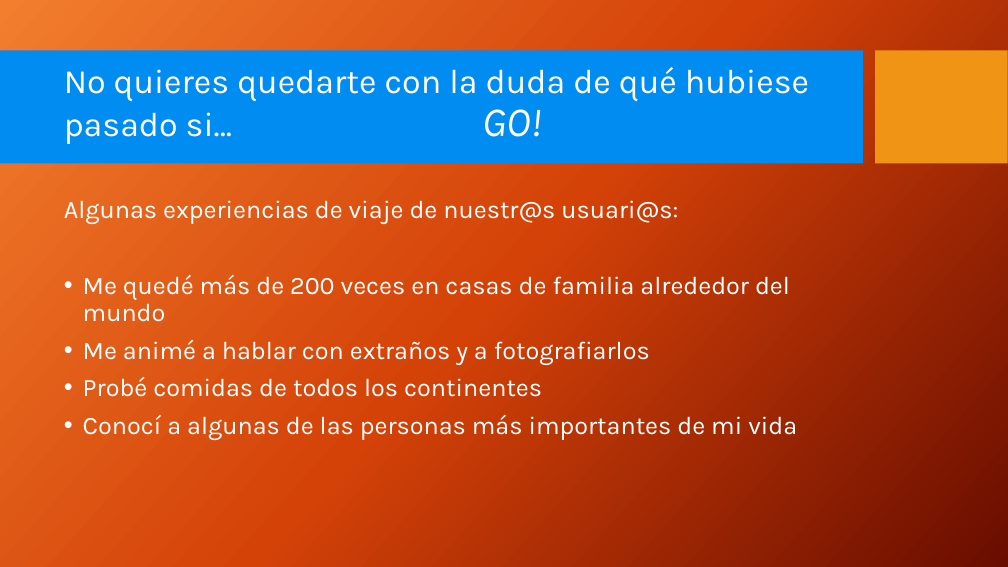
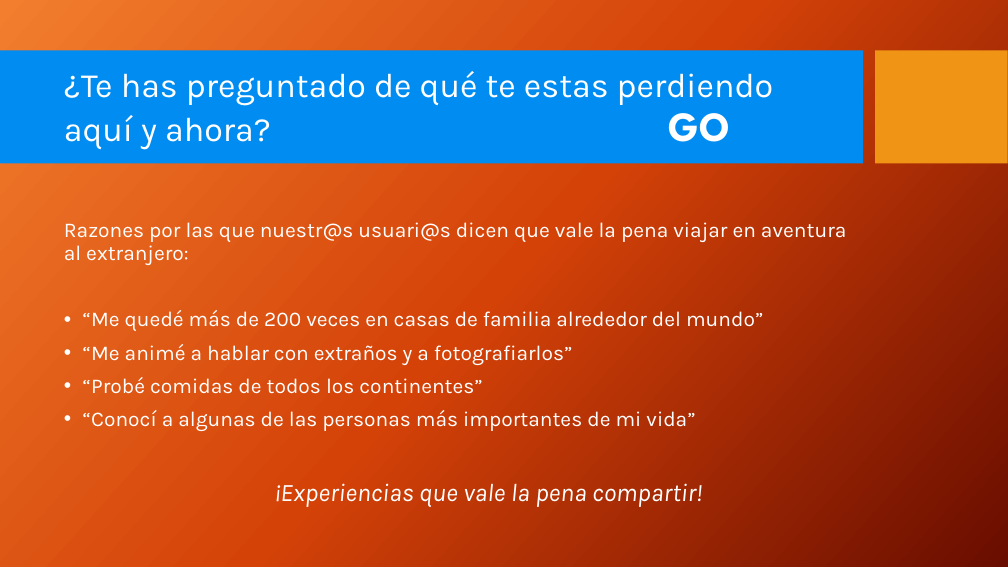
Before and after one commit to Auryn8/red-go, a slide deck: slide 2 of GO_presentacion.pptx. Drawn at 1008x567 pixels with LibreOffice and Linux fonts; fonts in the diff are those of the drawing; background and template pictures are left out. Boxes give left, top, right and bottom in pixels: in the first picture for what was removed or moved away, otherwise in the second. Text is boxed around its words. In the diff, an @@ line names an element or a change of style, - is before the commit and + after.

Commit message:
presentation

```diff
--- a/GO_presentacion.pptx
+++ b/GO_presentacion.pptx
@@ title at [64, 71, 774, 149]: text changed @@
-No quieres quedarte con la duda de qué hubiese pasado si… GO!
+¿Te has preguntado de qué te estas perdiendo aquí y ahora? GO
@@ text at [64, 222, 846, 507]: text changed; size 24 to 20 pt @@
-Algunas experiencias de viaje de nuestr@s usuari@s:
-• Me quedé más de 200 veces en casas de familia alrededor del mundo
-• Me animé a hablar con extraños y a fotografiarlos
-• Probé comidas de todos los continentes
-• Conocí a algunas de las personas más importantes de mi vida
+Razones por las que nuestr@s usuari@s dicen que vale la pena viajar en aventura al extranjero:
+• “Me quedé más de 200 veces en casas de familia alrededor del mundo”
+• “Me animé a hablar con extraños y a fotografiarlos”
+• “Probé comidas de todos los continentes”
+• “Conocí a algunas de las personas más importantes de mi vida”
+¡Experiencias que vale la pena compartir!
```
Also in this commit, not shown: 9 other slides changed, 1 slide removed.
